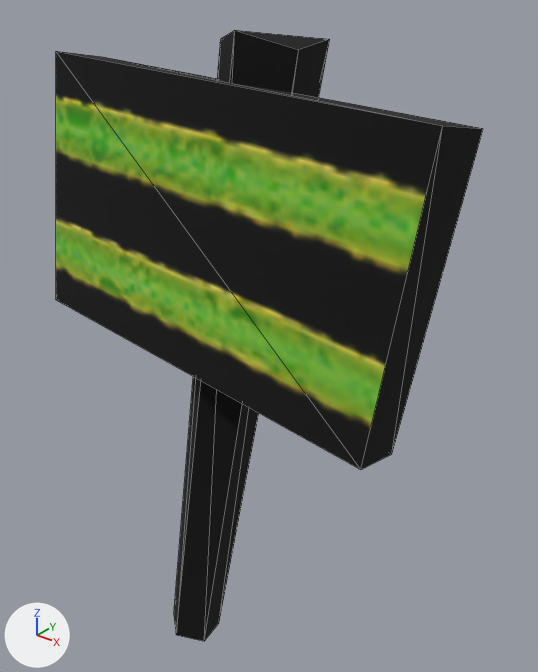
The glTF model Project/area/stage/2 dino jungle/data/environment/object/model/egg/SignGreenStripe.gltf as it was, and as the next commit left it.
Camera for both pictures: a 50 mm camera at (1.72, -0.64, 2.51) aimed at (0.14, 1.33, 1.29). The axes (+X, +Y, +Z) are drawn at lower left. The lights are the same throughout. Mesh edges are drawn as thin lines.

The first picture shows 'SignGreenStripeMesh'.
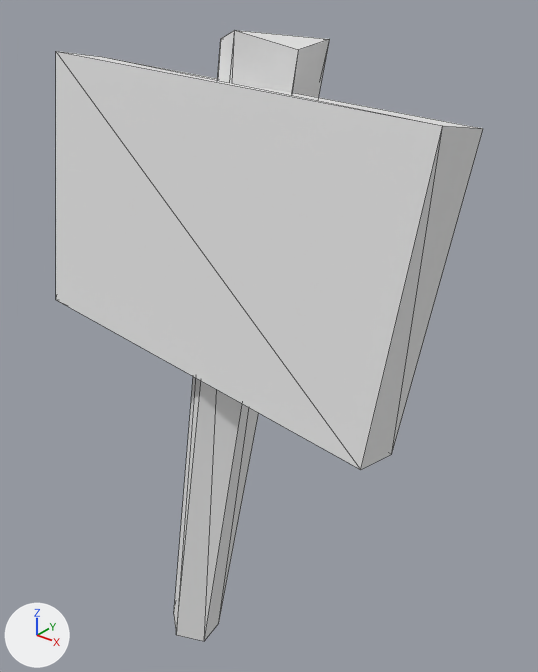
Where the change shows, as pixel boxes [x1, y1, x2, y2] in the pictures (538 x 672 px):
'SignGreenStripeMesh', surface changed: [56, 30, 483, 641] in both

Edits to the bpy script that builds the scene:
```text
Change mat_egg_sign:
    where n2 = _N.new('ShaderNodeMix'); n2.name = 'Mix'
    add n2.inputs[7].default_value = (0.8, 0.8, 0.8, 1.0)  # 'B', white #e7e7e7
    remove n4 = _N.new('ShaderNodeTexImage'); n4.name = 'Image Texture'
    remove n4.image = img_egg_ptero_detail
    remove n5 = _N.new('ShaderNodeUVMap'); n5.name = 'UV Map'
    remove n5.uv_map = 'UVMap.001'
    where n3 = _N.new('ShaderNodeVertexColor'); n3.name = 'Color Attribute'
    remove _L.new(n3.outputs[0], n2.inputs[7])  # 'Color' to 'B'
    remove _L.new(n4.outputs[0], n2.inputs[6])  # 'Color' to 'A'
    remove _L.new(n5.outputs[0], n4.inputs[0])  # 'UV' to 'Vector'
    add _L.new(n3.outputs[0], n2.inputs[6])  # 'Color' to 'A'
```
